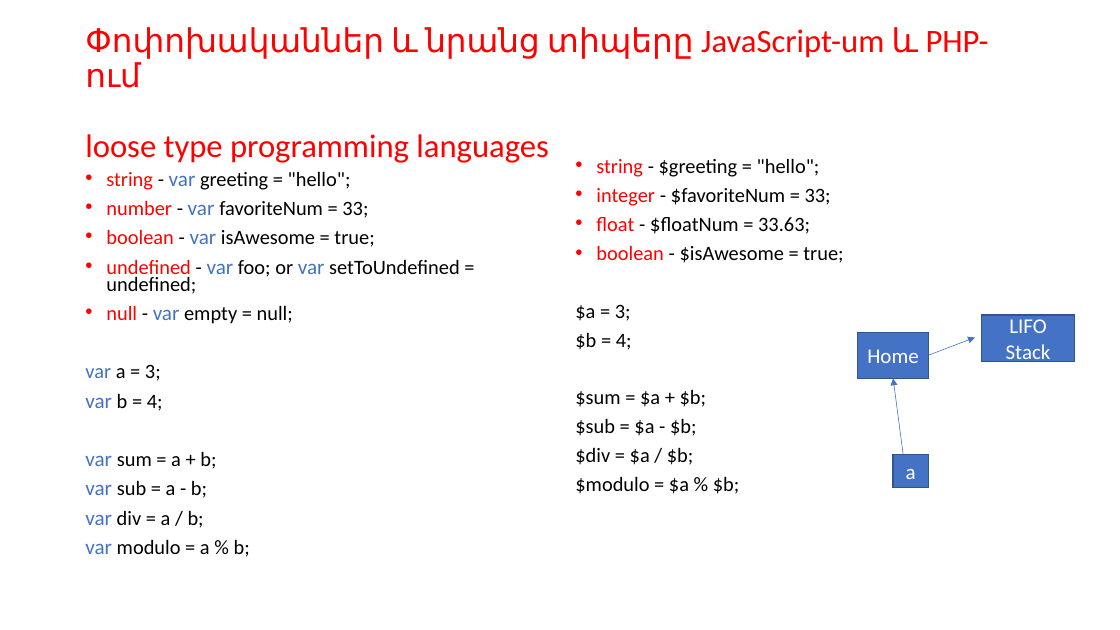
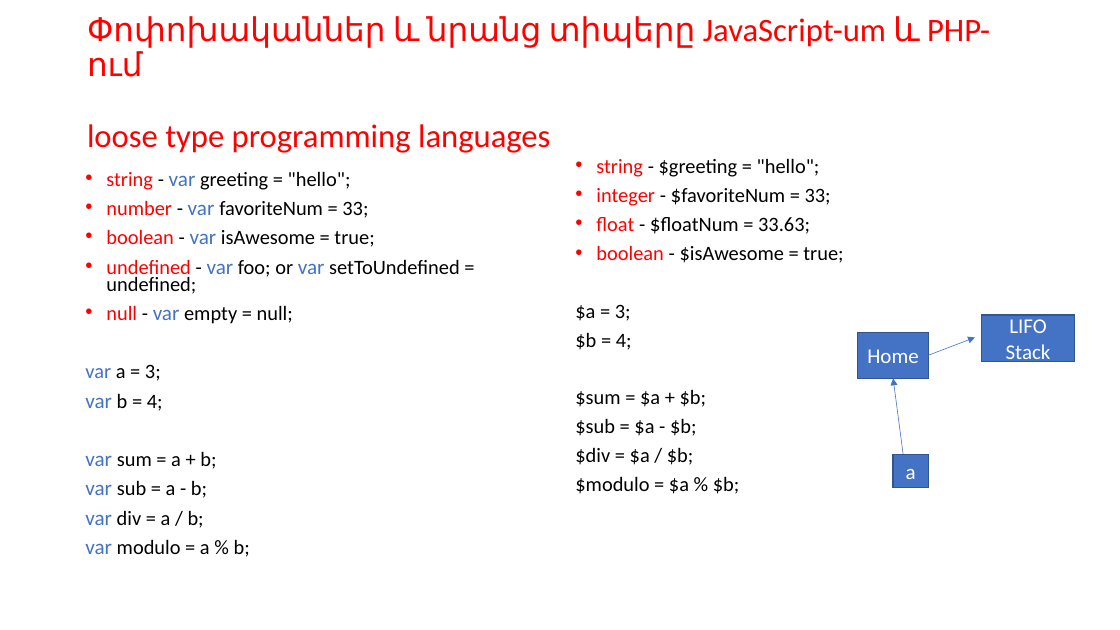
Before and after one commit to gevorgdarbinyan/Training, a slide deck: slide 19 of 2/Web ծրագրավորման դասընթաց - Դաս 2.pptx (slide 17 before the commit). Drawn at 1120x630 pixels with LibreOffice and Linux fonts; fonts in the diff are those of the drawing. Boxes give left, top, right and bottom in pixels: in the first picture for what was removed or moved away, otherwise in the second. Text is boxed around its words. In the diff, an @@ line names an element or a change of style, - is before the commit and + after.

```diff
--- a/2/Web ծրագրավորման դասընթաց - Դաս 2.pptx
+++ b/2/Web ծրագրավորման դասընթաց - Դաս 2.pptx
@@ title "Փոփոխականներ և նրանց տիպերը JavaScript-um ...": place and size @@
-title "Փոփոխականներ և նրանց տիպերը JavaScript-um ..." at bbox=[85, 27, 989, 163]
+title "Փոփոխականներ և նրանց տիպերը JavaScript-um ..." at bbox=[87, 16, 990, 153]
```
Also in this commit, not shown: 4 slides added, 4 other files.
